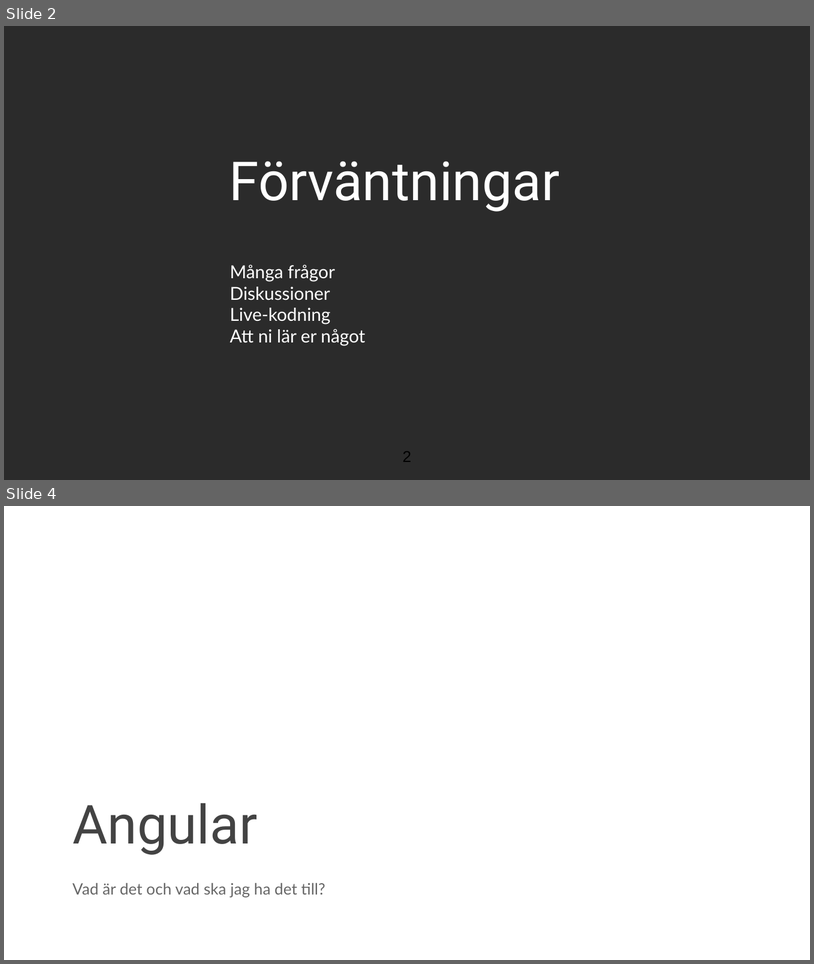
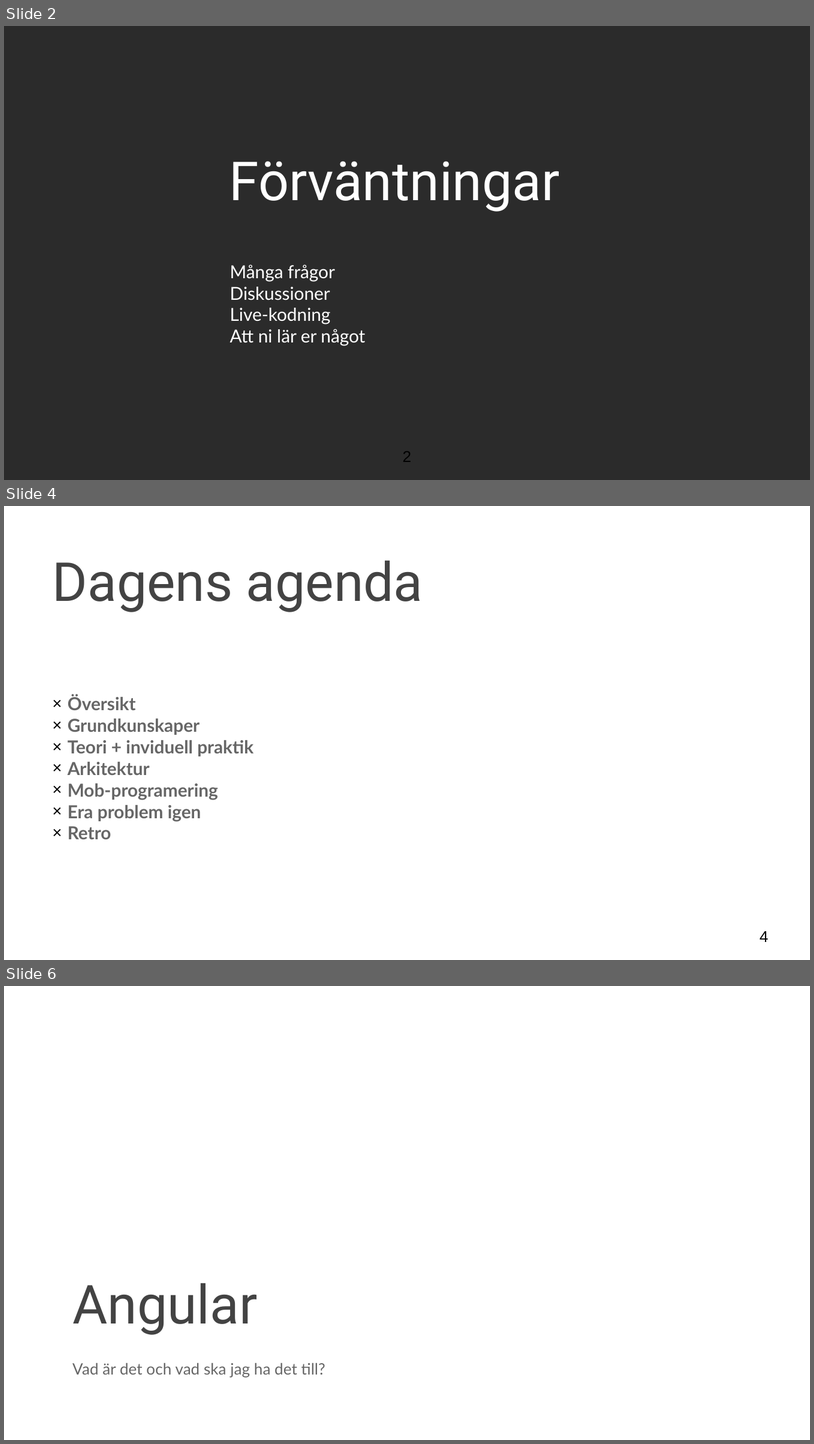
Before and after one commit to Dynabyte/angular-workshop, a slide deck: presentation/presentationAngular.pptx. Shown one above the other, each under a label of ours: slides 2 and 4 before the commit, slides 2, 4 and 6 after it; the slides between them are not shown. The pictures are 814x964 and 814x1444 pixels, drawn with LibreOffice and Linux fonts; fonts in the diff are those of the drawing; background and template pictures are left out; a plain dark background stands for a picture behind light text. Boxes give left, top, right and bottom in pixels: in the first picture for what was removed or moved away, otherwise in the second. Text is boxed around its words. In the diff, an @@ line names an element or a change of style, - is before the commit and + after.

```diff
--- a/presentation/presentationAngular.pptx
+++ b/presentation/presentationAngular.pptx
@@ slide 4 added at (4, 506, 810, 960), background picture (left out) @@
@@ title added at (53, 561, 423, 612), 48 pt, text #434343 @@
+Dagens agenda
@@ text added at (68, 694, 254, 839), 16 pt, text #666666, bold @@
+× Översikt
+× Grundkunskaper
+× Teori + inviduell praktik
+× Arkitektur
+× Mob-programering
+× Era problem igen
+× Retro
@@ page number added at (760, 931, 769, 942), 14 pt, text #000000 @@
+4
@@ what was slide 4 is now slide 6 @@
```
Also in this commit, not shown: 2 slides changed, 2 other slides added, 1 slide removed, 10 other files.
